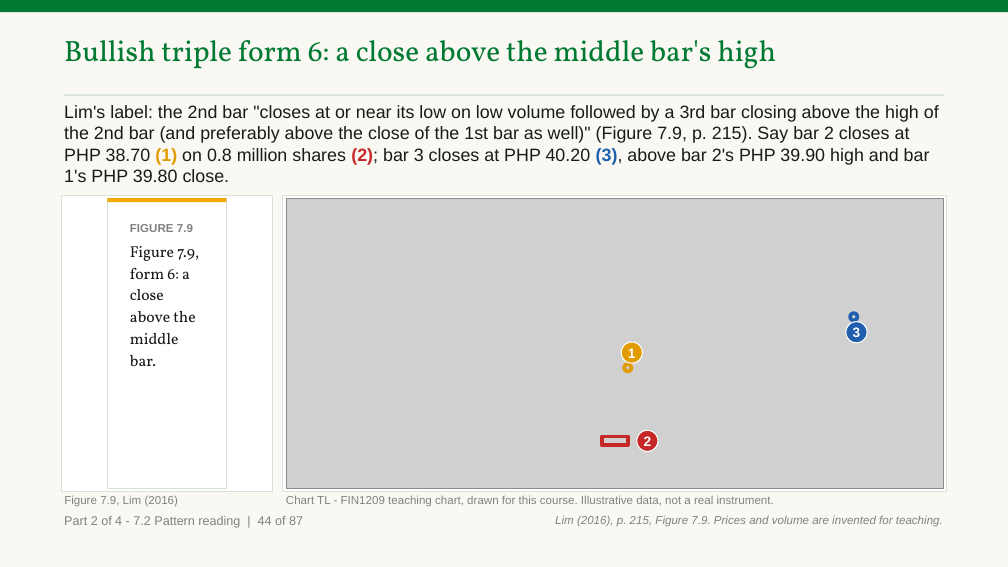
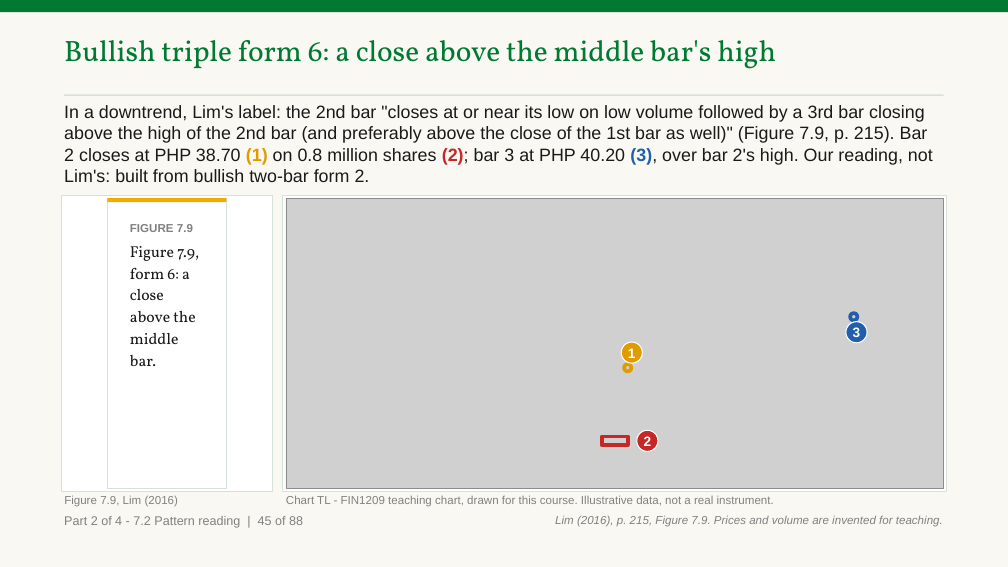
Before and after one commit to benjiesotelo-sudo/Telos_FIN1209, a slide deck: slide 91 of chapter-07/FIN1209-Chapter-07.pptx (slide 90 before the commit). Drawn at 1008x567 pixels with LibreOffice and Linux fonts; fonts in the diff are those of the drawing; grey boxes stand for pictures. Boxes give left, top, right and bottom in pixels: in the first picture for what was removed or moved away, otherwise in the second. Text is boxed around its words. In the diff, an @@ line names an element or a change of style, - is before the commit and + after.

```diff
--- a/chapter-07/FIN1209-Chapter-07.pptx
+++ b/chapter-07/FIN1209-Chapter-07.pptx
@@ text at (x1=64, y1=105, x2=933, y2=182): text changed @@
-Lim's label: the 2nd bar "closes at or near its low on low volume followed by a 3rd bar closing above the high of the 2nd bar (and preferably above the close of the 1st bar as well)" (Figure 7.9, p. 215). Say bar 2 closes at PHP 38.70 (1) on 0.8 million shares (2); bar 3 closes at PHP 40.20 (3), above bar 2's PHP 39.90 high and bar 1's PHP 39.80 close.
+In a downtrend, Lim's label: the 2nd bar "closes at or near its low on low volume followed by a 3rd bar closing above the high of the 2nd bar (and preferably above the close of the 1st bar as well)" (Figure 7.9, p. 215). Bar 2 closes at PHP 38.70 (1) on 0.8 million shares (2); bar 3 at PHP 40.20 (3), over bar 2's high. Our reading, not Lim's: built from bullish two-bar form 2.
@@ text at (x1=64, y1=516, x2=303, y2=528): text changed @@
-Part 2 of 4 - 7.2 Pattern reading | 44 of 87
+Part 2 of 4 - 7.2 Pattern reading | 45 of 88
```
Also in this commit, not shown: 86 other slides changed, 1 slide added, 2 other files.
